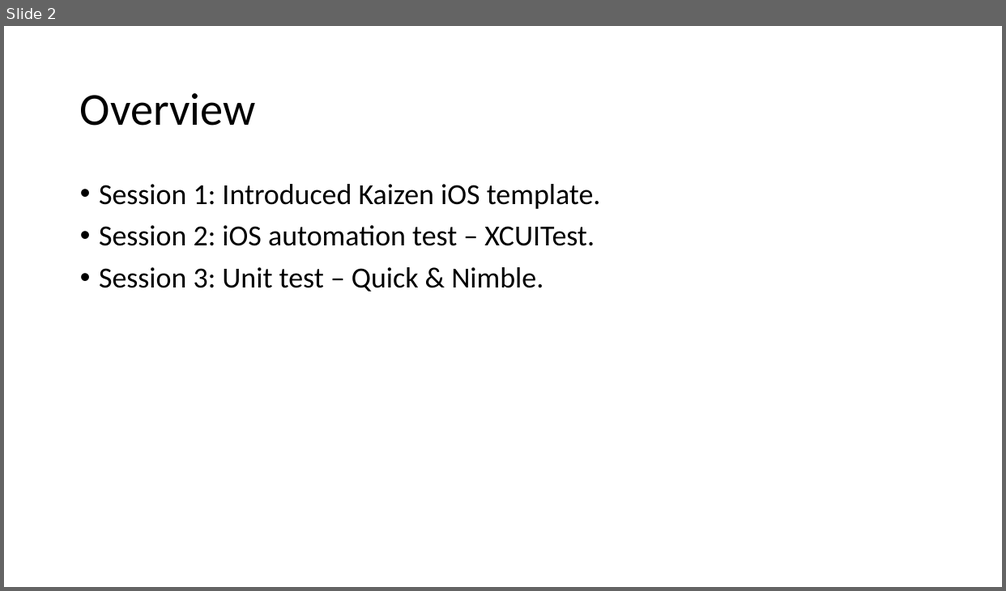
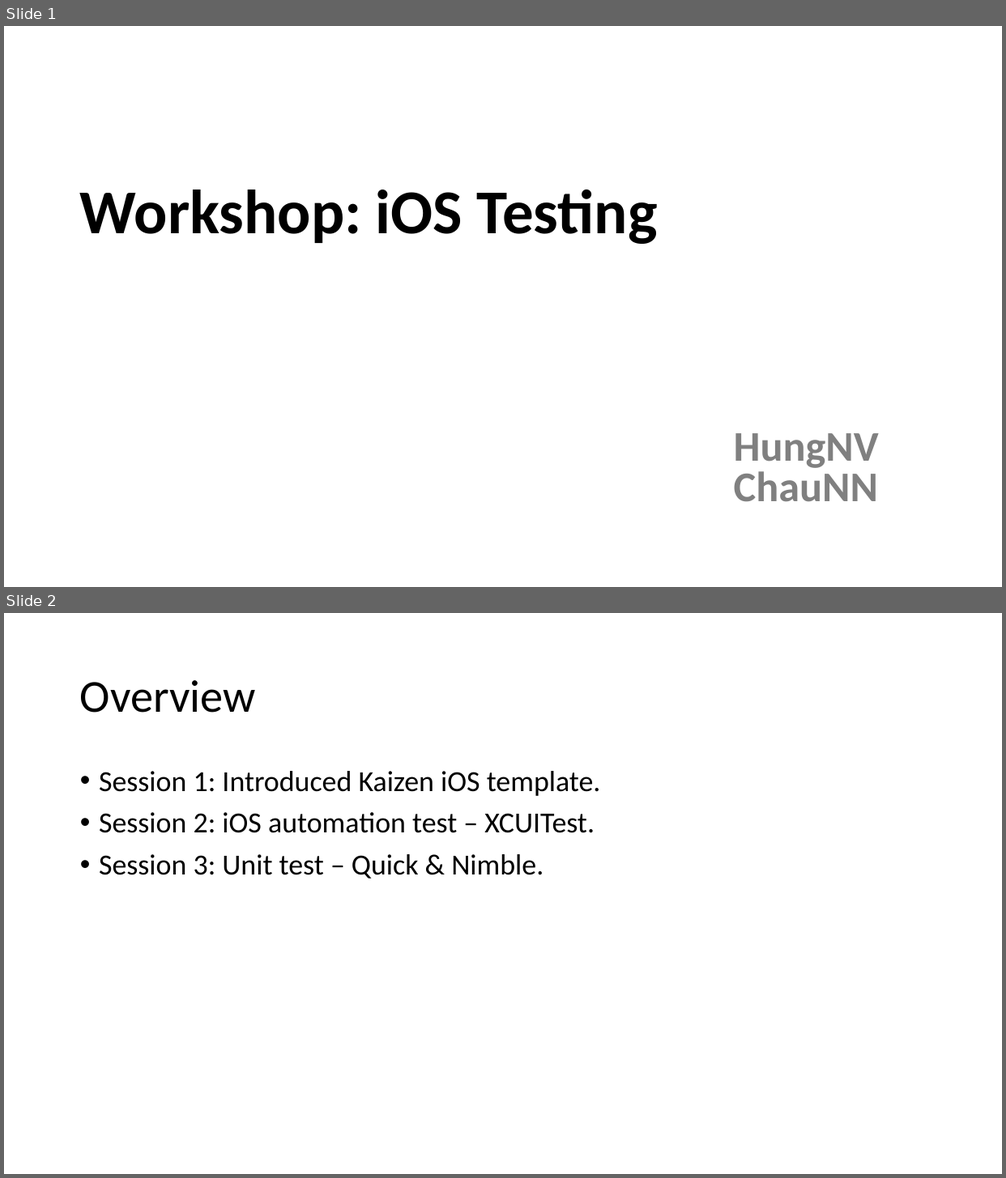
Before and after one commit to vfa-cancc/simpleapp, a slide deck: document/VFA-iOS-testing.pptx. Shown one above the other, each under a label of ours: slide 2 before the commit, slides 1 and 2 after it. The pictures are 1006x591 and 1006x1178 pixels, drawn with LibreOffice and Linux fonts; fonts in the diff are those of the drawing. Boxes give left, top, right and bottom in pixels: in the first picture for what was removed or moved away, otherwise in the second. Text is boxed around its words. In the diff, an @@ line names an element or a change of style, - is before the commit and + after.

```diff
--- a/document/VFA-iOS-testing.pptx
+++ b/document/VFA-iOS-testing.pptx
@@ slide 1 added at (4,26,1002,587), background #FFFFFF @@
@@ title added at (80,190,658,244), 60 pt, text #000000, bold @@
+Workshop: iOS Testing
@@ text added at (734,433,879,502), 40.7 pt, text #808080, bold @@
+HungNV
+ChauNN
```
Also in this commit, not shown: 5 slides changed, 2 other slides added, 1 slide removed.
